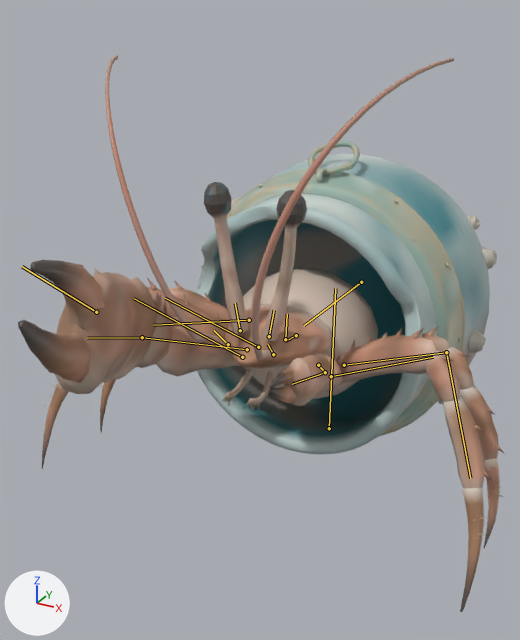
An edit to the glTF model assets/creatures/bottle_hermit/bottle_hermit.glb, drawn before and after from the same camera.
Both versions are drawn from a 50 mm camera at (0.89, -2.15, 1.45) aimed at (-0.14, -0.28, 0.52). The axes (+X, +Y, +Z) are drawn at lower left. The lights are the same throughout. The first picture is the older version. Both versions are drawn at frame 6 of the action 'ready'; the numbers are the values there. The bones that change, and the others that lie on the model, are drawn over the model as lines.

In view in the first picture: 'bottle_hermit'.
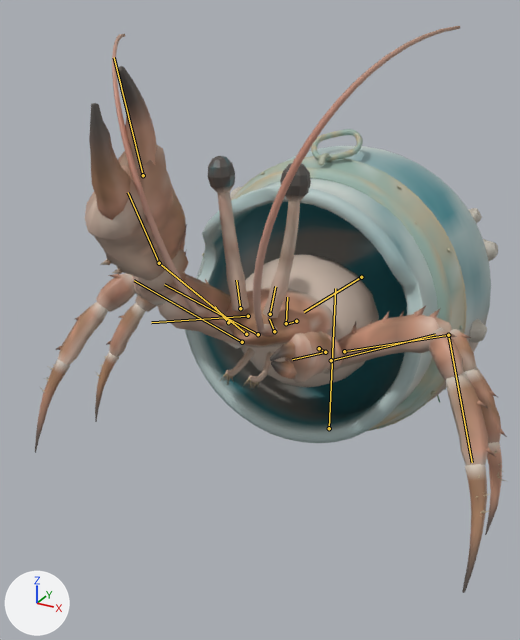
The change in detail:
Bone 'glass' (bone_glass) moves from (0.0, 0.0, 0.0) to (0.0, 0.0, 0.02).
Bone 'glass' (bone_glass) turns from (2, 1, 0) to (5, 1, 0) degrees about its own x, y and z.
Bone 'claw_arm' (bone_claw_arm) turns from (20, 9, 13) to (45, 13, 30) degrees about its own x, y and z.

Changed parts and their boxes (x1, y1, x2, y2) in the pictures (520 x 640 px):
'bottle_hermit', posed
    before: (18, 56, 504, 612)
    after: (35, 26, 507, 593)
bone 'glass', root to tip
    before: (361, 282) to (304, 325)
    after: (361, 277) to (304, 312)
bone 'claw_arm', root to tip
    before: (247, 349) to (142, 337)
    after: (246, 334) to (159, 263)
